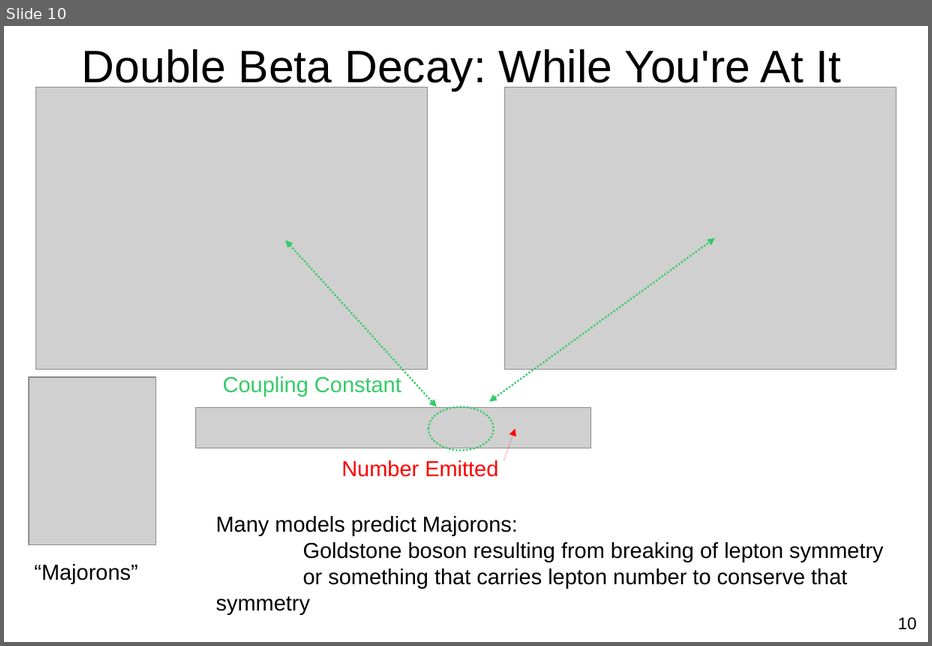
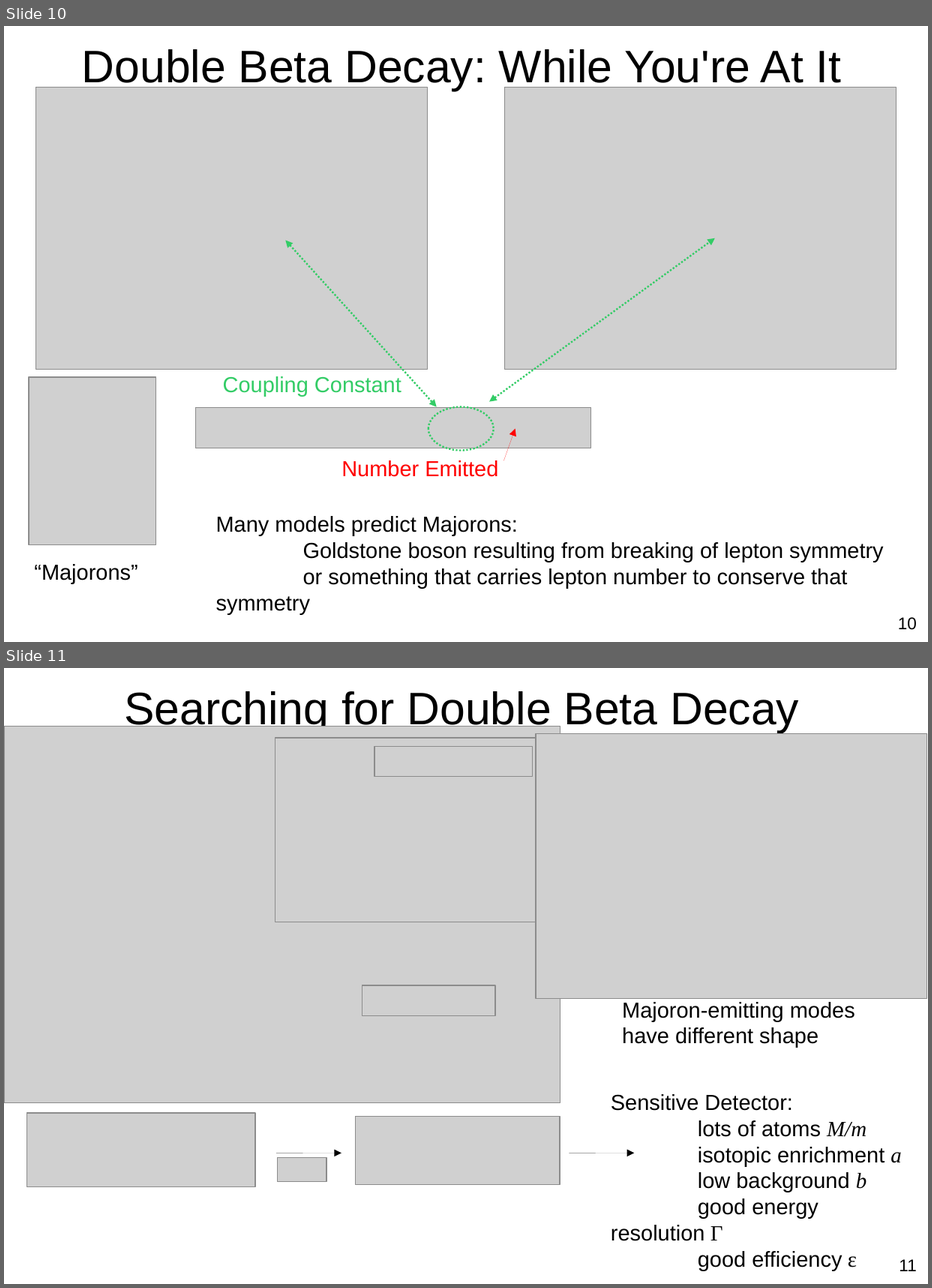
Before and after one commit to steveherrin/PhDThesis, a slide deck: Defense Presentation/Herrin-20130524-PhDDefense.odp. Shown one above the other, each under a label of ours: slide 10 before the commit, slides 10 and 11 after it. The pictures are 932x646 and 932x1288 pixels, drawn with LibreOffice and Linux fonts; fonts in the diff are those of the drawing; grey boxes stand for pictures. Boxes give left, top, right and bottom in pixels: in the first picture for what was removed or moved away, otherwise in the second. Text is boxed around its words. In the diff, an @@ line names an element or a change of style, - is before the commit and + after.

```diff
--- a/Defense Presentation/Herrin-20130524-PhDDefense.odp
+++ b/Defense Presentation/Herrin-20130524-PhDDefense.odp
@@ slide 11 added at [4, 668, 928, 1284], background #FFFFFF @@
@@ title added at [124, 691, 799, 732], 37.7 pt, text #000000 @@
+Searching for Double Beta Decay
@@ picture added at [4, 726, 560, 1102] @@
@@ picture added at [536, 734, 927, 1000] @@
@@ picture added at [276, 738, 547, 922] @@
@@ picture added at [374, 746, 533, 777] @@
@@ picture added at [362, 985, 495, 1016] @@
@@ text added at [622, 1002, 855, 1048], 18 pt, text #000000 @@
+Majoron-emitting modes have different shape
@@ text added at [611, 1094, 901, 1270], 18 pt, text #000000 @@
+Sensitive Detector:
+lots of atoms M/m
+isotopic enrichment a
+low background b
+good energy resolution Γ
+good efficiency ε
@@ picture added at [26, 1113, 255, 1187] @@
@@ picture added at [355, 1116, 560, 1186] @@
@@ arrow added from (276, 1153) to (342, 1153), #000000 0 pt @@
@@ picture added at [278, 1158, 326, 1182] @@
@@ arrow added from (569, 1153) to (634, 1153), #000000 0 pt @@
@@ page number added at [899, 1259, 916, 1271], 14 pt, text #000000 @@
+11
```
Also in this commit, not shown: 3 other slides added.
